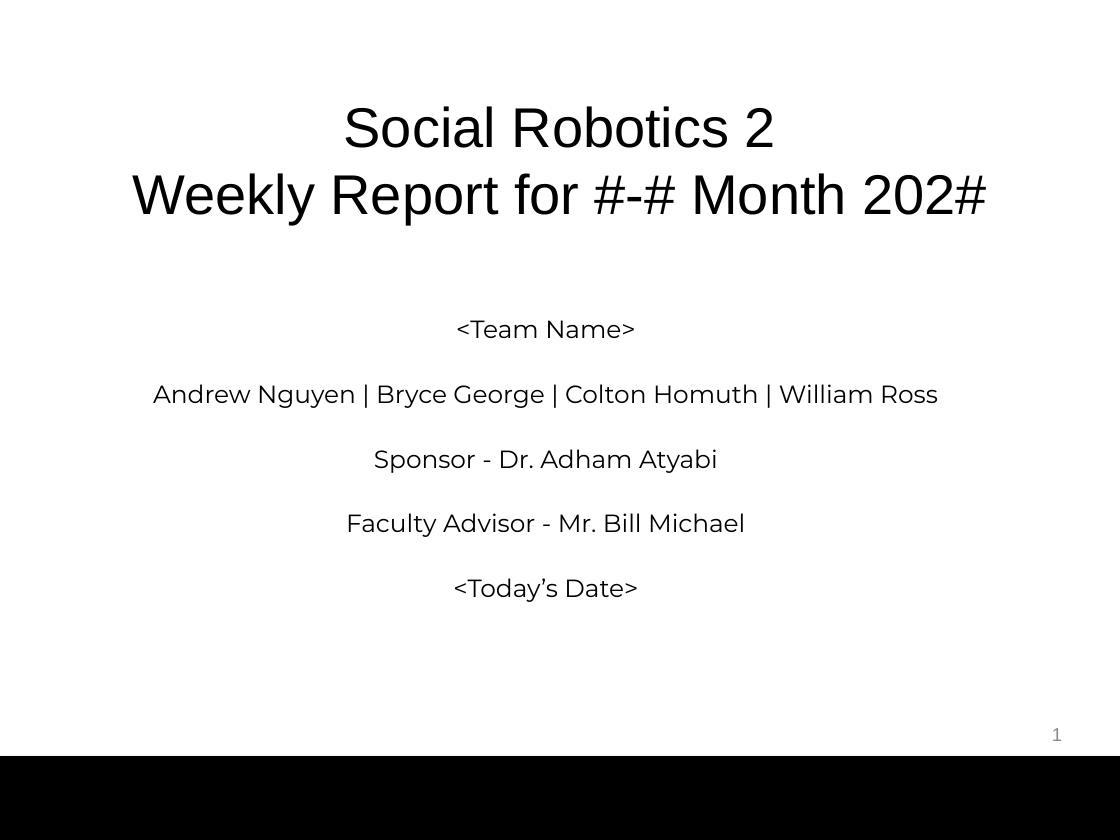
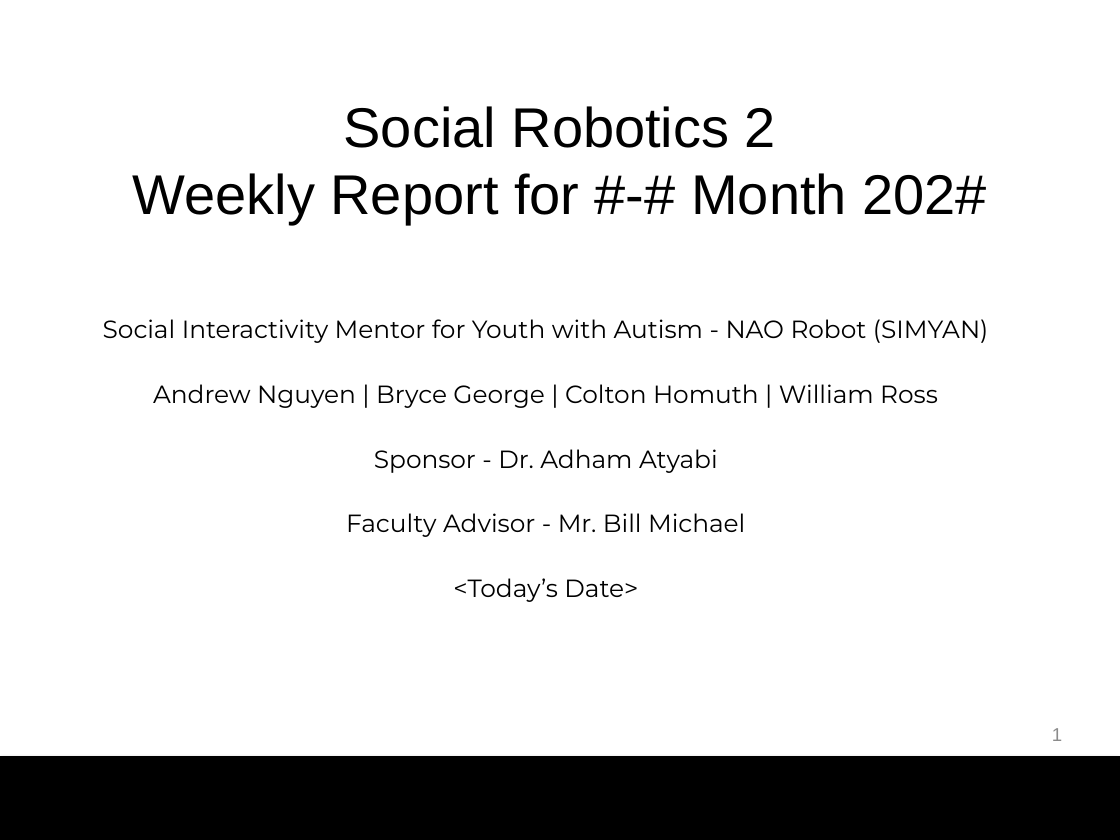
Before and after one commit to bg719/UCCS-Social-Robotics, a slide deck: slide 1 of docs/WeeklyUpdates/WeeklyUpdateTemplate.pptx. Drawn at 1120x840 pixels with LibreOffice and Linux fonts; fonts in the diff are those of the drawing; background and template pictures are left out. Boxes give left, top, right and bottom in pixels: in the first picture for what was removed or moved away, otherwise in the second. Text is boxed around its words. In the diff, an @@ line names an element or a change of style, - is before the commit and + after.

Commit message:
revise: add team name to Weekly Update template

```diff
--- a/docs/WeeklyUpdates/WeeklyUpdateTemplate.pptx
+++ b/docs/WeeklyUpdates/WeeklyUpdateTemplate.pptx
@@ text at (103,319,988,343): text changed @@
-<Team Name>
+Social Interactivity Mentor for Youth with Autism - NAO Robot (SIMYAN)
```
